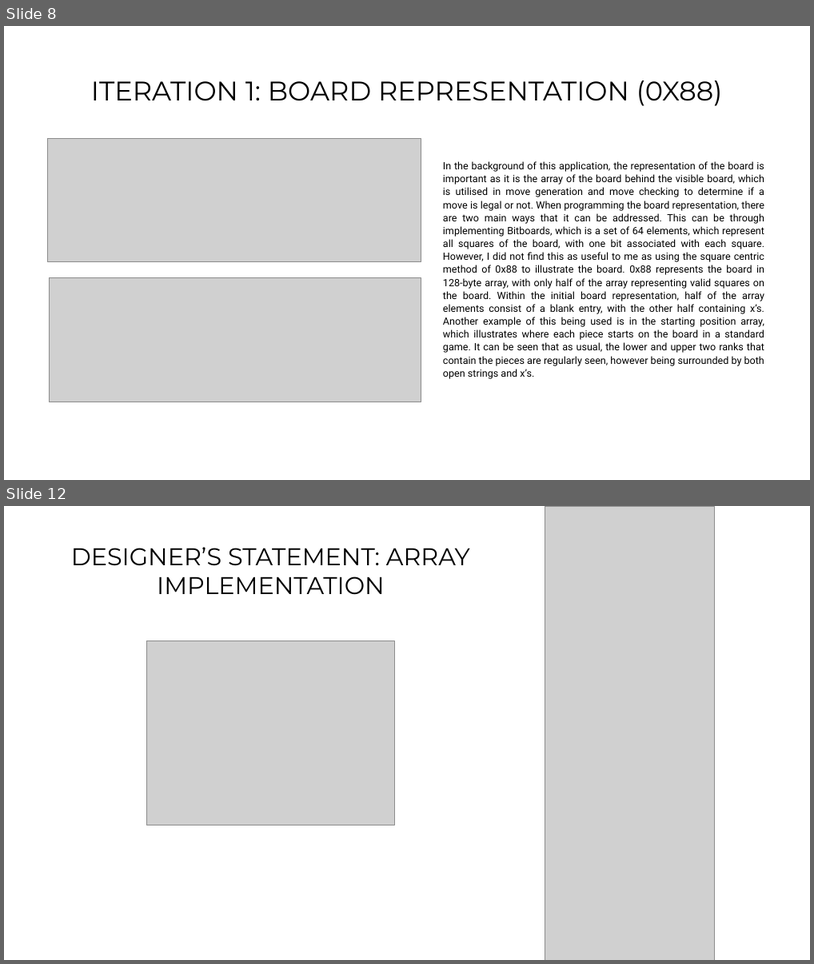
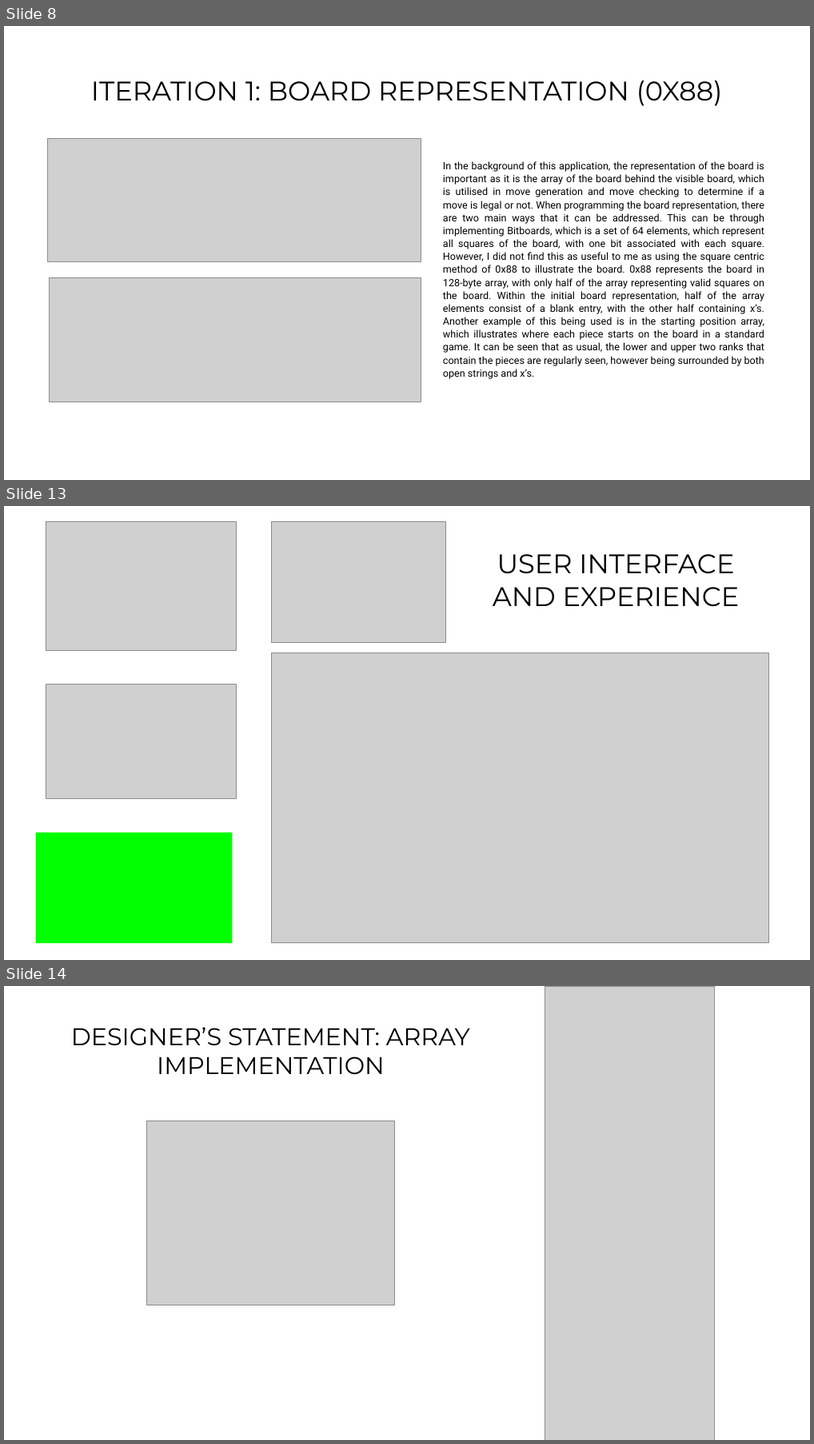
Before and after one commit to nozzyFTW/DailyChessPuzzle, a slide deck: Individual Digital solution.pptx. Shown one above the other, each under a label of ours: slides 8 and 12 before the commit, slides 8, 13 and 14 after it; the slides between them are not shown. The pictures are 814x964 and 814x1444 pixels, drawn with LibreOffice and Linux fonts; fonts in the diff are those of the drawing; grey boxes stand for pictures. Boxes give left, top, right and bottom in pixels: in the first picture for what was removed or moved away, otherwise in the second. Text is boxed around its words. In the diff, an @@ line names an element or a change of style, - is before the commit and + after.

```diff
--- a/Individual Digital solution.pptx
+++ b/Individual Digital solution.pptx
@@ slide 13 added at [4, 506, 810, 960], background #FFFFFF @@
@@ picture added at [46, 521, 236, 651] @@
@@ picture added at [272, 521, 446, 642] @@
@@ title added at [493, 554, 740, 607], 32 pt, text #000000 @@
+USER INTERFACE AND EXPERIENCE
@@ picture added at [272, 653, 770, 944] @@
@@ picture added at [46, 684, 236, 799] @@
@@ rectangle added at [35, 832, 232, 943], fill #00FF00 @@
@@ what was slide 12 is now slide 14 @@
```
Also in this commit, not shown: 4 slides changed, 1 other slide added, 35 other files.
